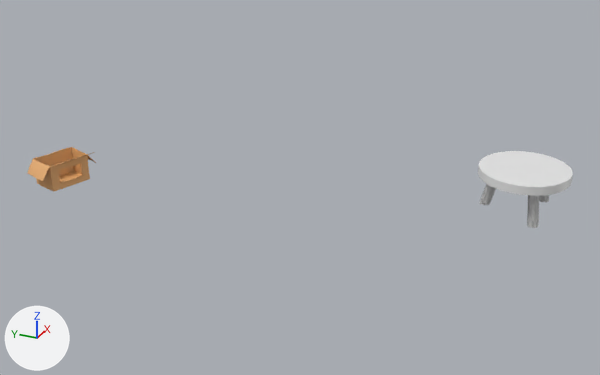
The Blender file Recursos/TIENDA.blend as it was, and as the next commit left it.
Before and after are seen from a camera (50 mm lens) standing at (-6.67, -3.7, 4.1) and looking at (1.29, -0.11, 0.11). The axes (+X, +Y, +Z) are drawn at lower left. The lights are the same throughout. The first picture is the older version.
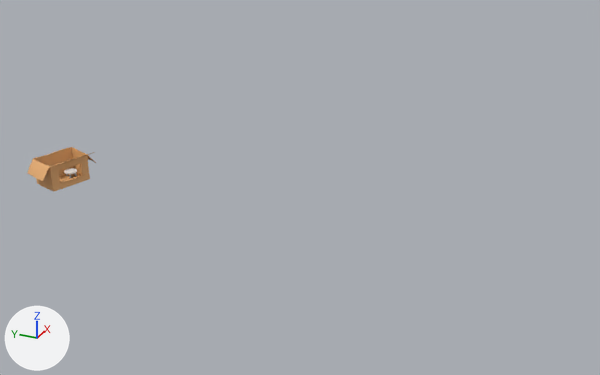
What changed in the scene script:
```text
Change ob_cylinder_001:
    add ob_cylinder_001.parent = ob_mesa
    ob_cylinder_001.location: (1.74, -2.65, 0.2) -> (-0.258, -0.148, 0.2)
Change ob_cylinder_002:
    ob_cylinder_002.location: (2.26, -2.65, 0.2) -> (0.262, -0.148, 0.2)
Change ob_cylinder_003:
    add ob_cylinder_003.parent = ob_mesa
    ob_cylinder_003.location: (2.0, -2.2, 0.2) -> (0.00189, 0.302, 0.2)
Change ob_table:
    add ob_table.parent = ob_mesa
    ob_table.location: (2.0, -2.5, 0.45) -> (0.0, 0.0, 0.45)
Add ob_mesa:
    ob_mesa = bpy.data.objects.new('Mesa', None)
    ob_mesa.location = (0.656, 2.657, 0.00749)
    ob_mesa.scale = (0.153, 0.153, 0.153)
```

Changed parts and their boxes (x1, y1, x2, y2) in the pictures (600 x 375 px):
'Table', moved
    before: (478, 151, 573, 196)
    after: (64, 168, 77, 174)
'Cylinder.001', moved (not visible afterwards)
    before: (527, 195, 539, 228)
'Cylinder.003', moved (not visible afterwards)
    before: (479, 184, 496, 205)
'Cylinder.002', moved (not visible afterwards)
    before: (539, 195, 549, 202)
